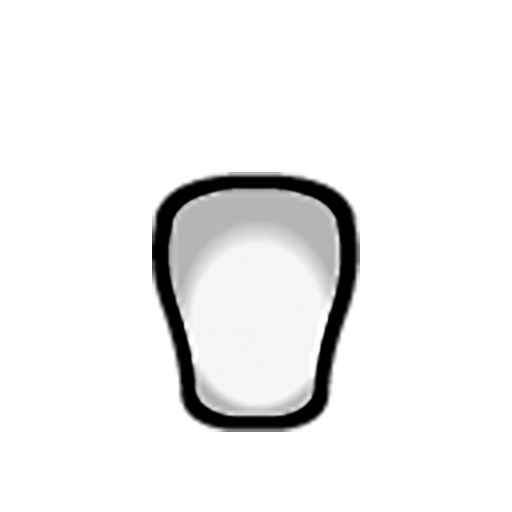
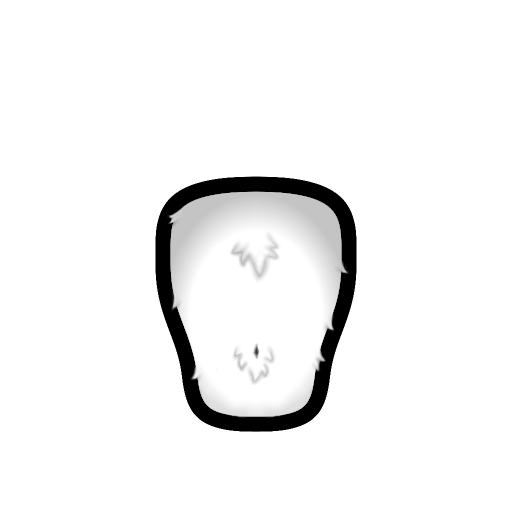
Layered file, before and after one edit (512×512). Changes by layer:
added group "base coat" with 2 layers above "white bg" over (x1=152, y1=172, x2=360, y2=432)
added layer "Tufts_Male_south" in group "base coat" over (x1=155, y1=176, x2=357, y2=432)
hid "Naked_Male_south", moved it into group "base coat", painted on it over (x1=152, y1=172, x2=360, y2=432)